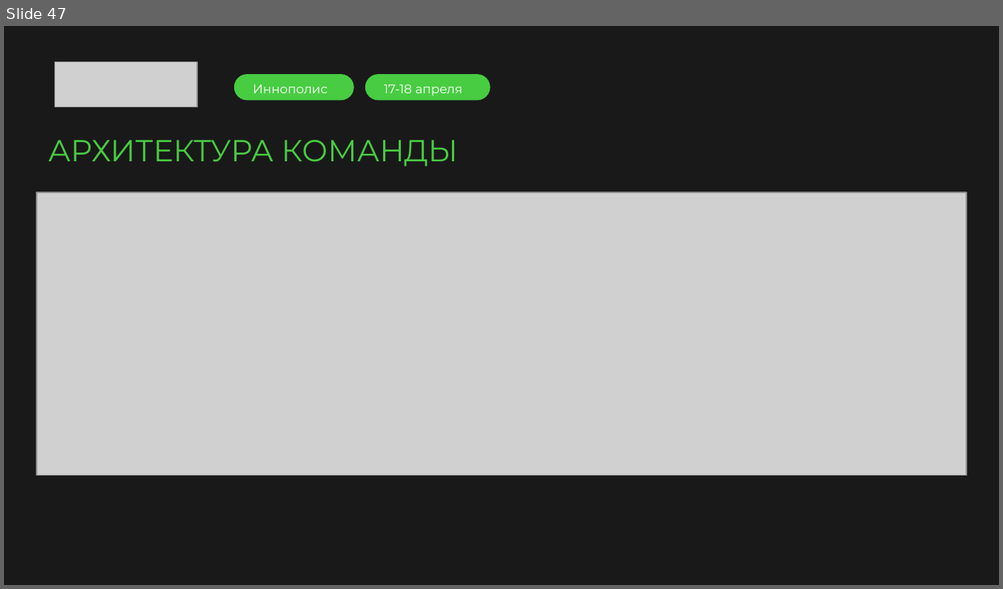
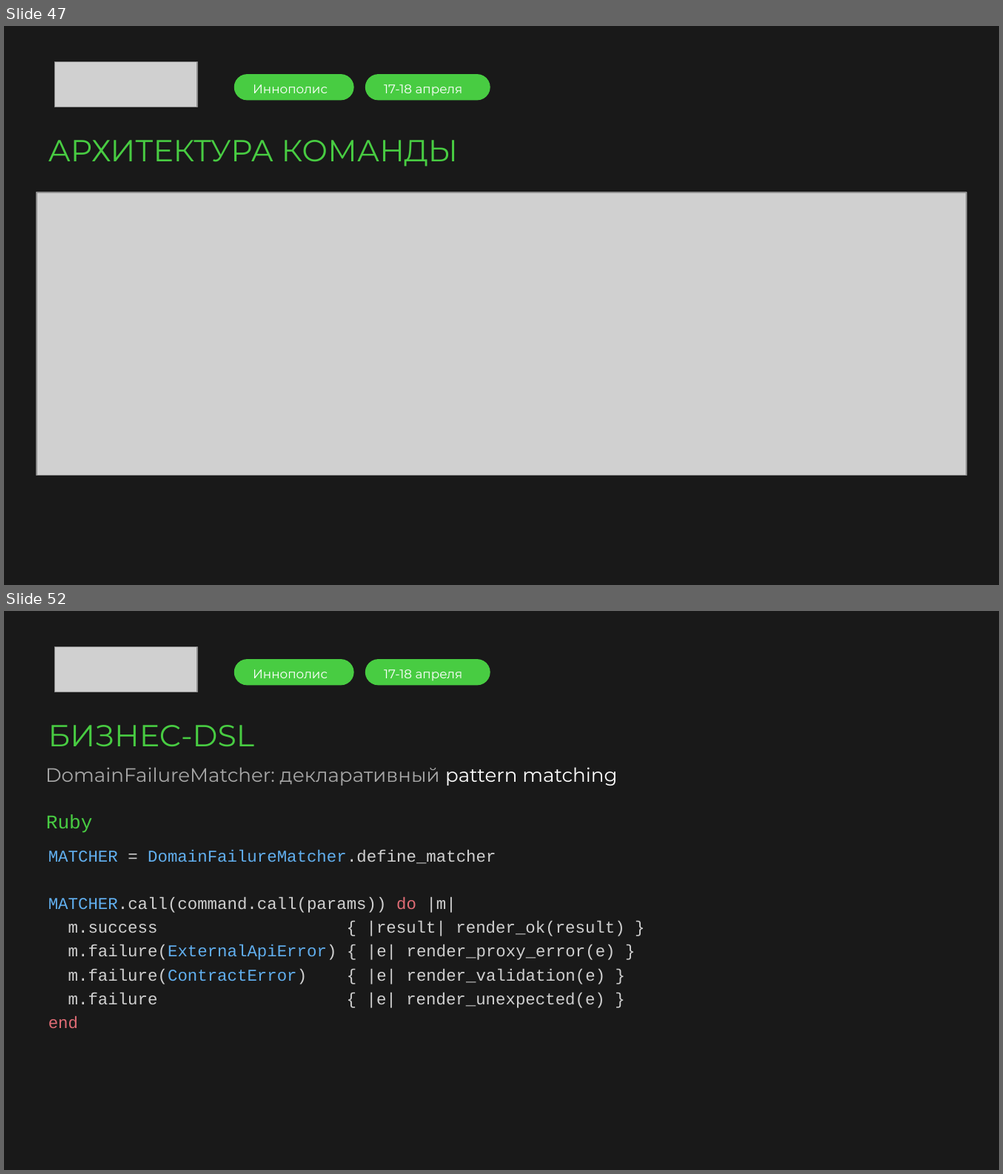
Before and after one commit to argent-smith/presentations, a slide deck: FP_Talk_2026/merge/presentation.pptx. Shown one above the other, each under a label of ours: slide 47 before the commit, slides 47 and 52 after it; the slides between them are not shown. The pictures are 1003x589 and 1003x1174 pixels, drawn with LibreOffice and Linux fonts; fonts in the diff are those of the drawing; grey boxes stand for pictures; background and template pictures are left out. Boxes give left, top, right and bottom in pixels: in the first picture for what was removed or moved away, otherwise in the second. Text is boxed around its words. In the diff, an @@ line names an element or a change of style, - is before the commit and + after.

```diff
--- a/FP_Talk_2026/merge/presentation.pptx
+++ b/FP_Talk_2026/merge/presentation.pptx
@@ slide 52 added at (4, 611, 999, 1170), background picture (left out) @@
@@ picture added at (55, 647, 197, 692) @@
@@ rounded rectangle added at (233, 659, 353, 684), fill #48CC42 @@
@@ text added at (253, 669, 327, 678), 9 pt, text #FFFFFF @@
+Иннополис
@@ rounded rectangle added at (365, 659, 490, 684), fill #48CC42 @@
@@ text added at (384, 669, 463, 681), 9 pt, text #FFFFFF @@
+17-18 апреля
@@ text added at (48, 725, 254, 747), 22 pt, text #48CC42 @@
+БИЗНЕС-DSL
@@ text added at (45, 767, 617, 786), 14 pt, text #A7A7A7 @@
+DomainFailureMatcher: декларативный pattern matching
@@ text added at (46, 815, 93, 833), 14 pt, text #48CC42 @@
+Ruby
@@ text added at (48, 849, 624, 1029), 12 pt, text #D0D0D0 @@
+MATCHER = DomainFailureMatcher.define_matcher
+MATCHER.call(command.call(params)) do |m|
+m.success { |result| render_ok(result) }
+m.failure(ExternalApiError) { |e| render_proxy_error(e) }
+m.failure(ContractError) { |e| render_validation(e) }
+m.failure { |e| render_unexpected(e) }
+end
```
Also in this commit, not shown: 2 slides changed, 4 other slides added, 1 other file.
